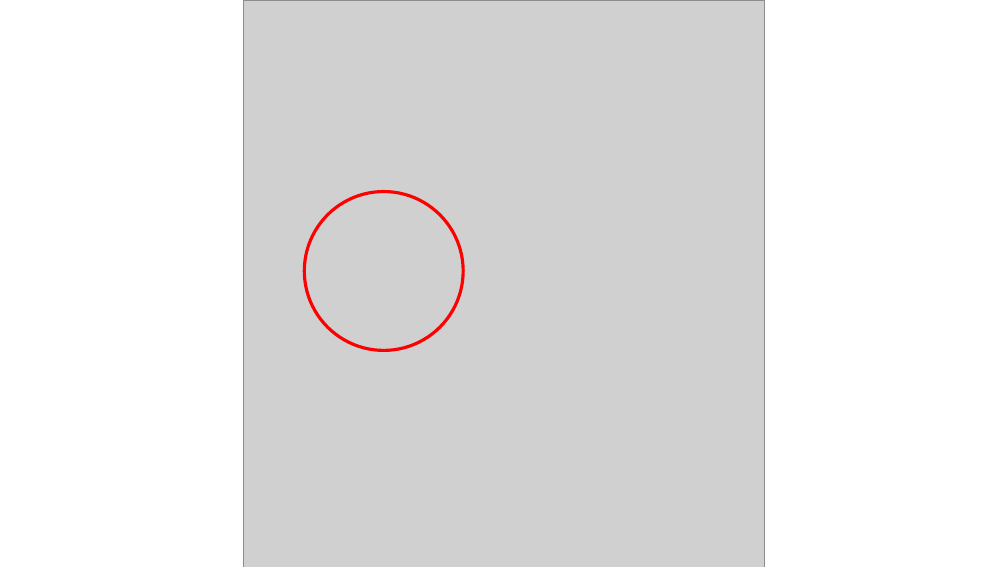
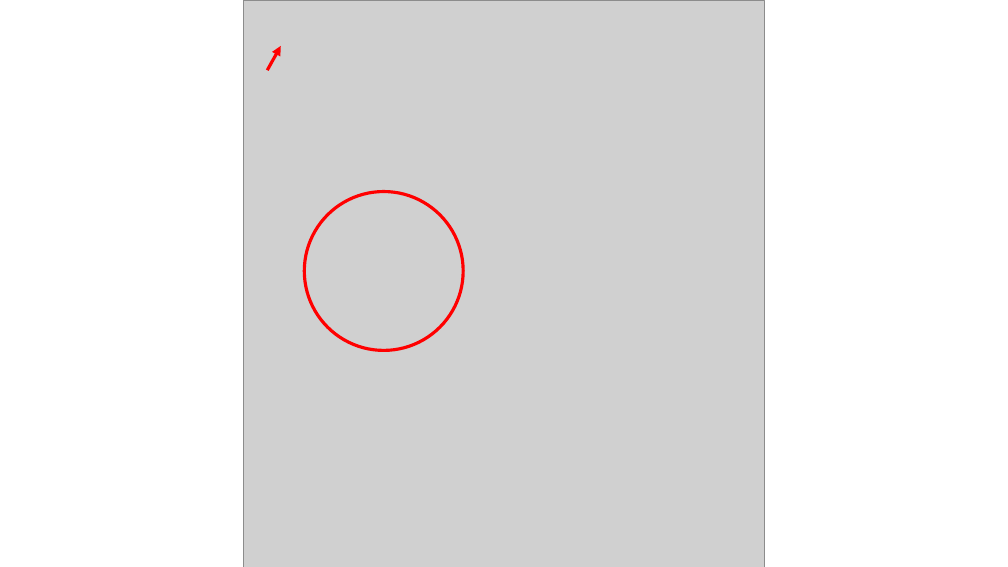
Before and after one commit to pwilmart/PAW_pipeline, a slide deck: slide 15 of histo_GUI_guide.pptx (slide 14 before the commit). Drawn at 1008x567 pixels with LibreOffice and Linux fonts; fonts in the diff are those of the drawing; grey boxes stand for pictures. Boxes give left, top, right and bottom in pixels: in the first picture for what was removed or moved away, otherwise in the second. Text is boxed around its words. In the diff, an @@ line names an element or a change of style, - is before the commit and + after.

```diff
--- a/histo_GUI_guide.pptx
+++ b/histo_GUI_guide.pptx
@@ arrow added from (268, 70) to (281, 46), #FF0000 3 pt @@
```
Also in this commit, not shown: 1 other slide changed, 1 slide added, 4 other files.
